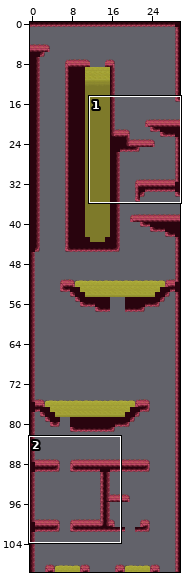
Two versions of a level (Tiled map, PlatformGame-L19_Optimization/Assets/Maps/MapEstomac_Sala6.tmx). The first picture is a wide view before the edit; the outline marks the close-up.
Close-up. As it was:
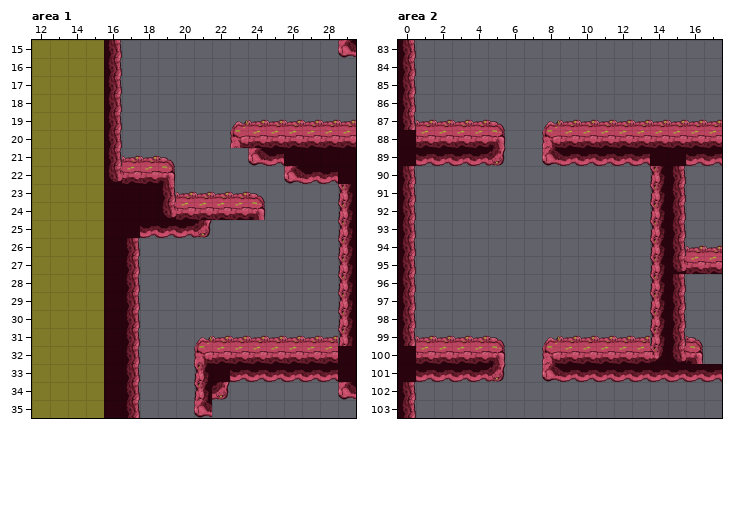
Cells are 64x64 px. Shown: area 1 x 12..29, y 15..35; area 2 x 0..17, y 83..103. The commit also changed other parts of the map, which this record leaves out.
The same view after the edit:
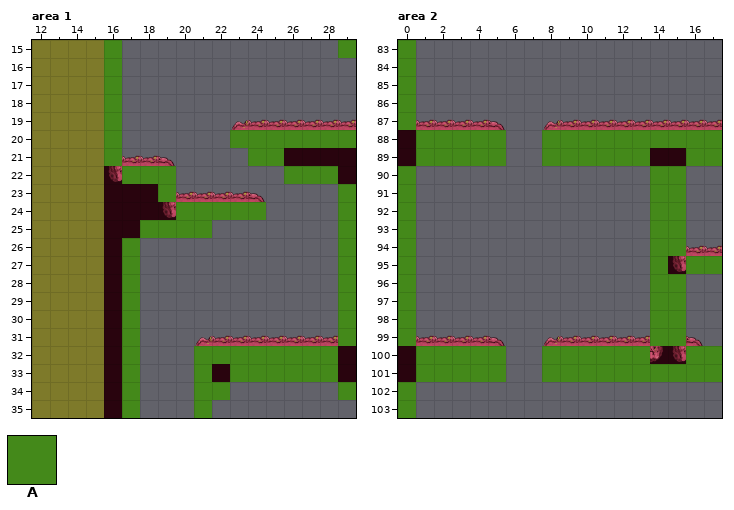
Key: from "TileMetadata": A 1.
_ is an empty cell.
Tiles of an added or newly shown layer are drawn over the layers below it.
The exact change:
{"where": "layer \"Collisions\" (now shown), area 1"}
{"y":15,"x":16,"old":"_","new":"A"}
{"y":15,"x":29,"old":"_","new":"A"}
{"y":16,"x":16,"old":"_","new":"A"}
{"y":17,"x":16,"old":"_","new":"A"}
{"y":18,"x":16,"old":"_","new":"A"}
{"y":19,"x":16,"old":"_","new":"A"}
{"y":20,"x":16,"old":"_","new":"A"}
{"y":20,"x":23,"old":"_______","new":"AAAAAAA"}
{"y":21,"x":16,"old":"_","new":"A"}
{"y":21,"x":24,"old":"__","new":"AA"}
{"y":22,"x":17,"old":"___","new":"AAA"}
{"y":22,"x":26,"old":"___","new":"AAA"}
{"y":23,"x":19,"old":"_","new":"A"}
{"y":23,"x":29,"old":"_","new":"A"}
{"y":24,"x":20,"old":"_____","new":"AAAAA"}
{"y":24,"x":29,"old":"_","new":"A"}
{"y":25,"x":18,"old":"____","new":"AAAA"}
{"y":25,"x":29,"old":"_","new":"A"}
{"y":26,"x":17,"old":"_","new":"A"}
{"y":26,"x":29,"old":"_","new":"A"}
{"y":27,"x":17,"old":"_","new":"A"}
{"y":27,"x":29,"old":"_","new":"A"}
{"y":28,"x":17,"old":"_","new":"A"}
{"y":28,"x":29,"old":"_","new":"A"}
{"y":29,"x":17,"old":"_","new":"A"}
{"y":29,"x":29,"old":"_","new":"A"}
{"y":30,"x":17,"old":"_","new":"A"}
{"y":30,"x":29,"old":"_","new":"A"}
{"y":31,"x":17,"old":"_","new":"A"}
{"y":31,"x":29,"old":"_","new":"A"}
{"y":32,"x":17,"old":"_","new":"A"}
{"y":32,"x":21,"old":"________","new":"AAAAAAAA"}
{"y":33,"x":17,"old":"_","new":"A"}
{"y":33,"x":21,"old":"_","new":"A"}
{"y":33,"x":23,"old":"______","new":"AAAAAA"}
{"y":34,"x":17,"old":"_","new":"A"}
{"y":34,"x":21,"old":"__","new":"AA"}
{"y":34,"x":29,"old":"_","new":"A"}
{"y":35,"x":17,"old":"_","new":"A"}
{"y":35,"x":21,"old":"_","new":"A"}
{"where": "layer \"Collisions\" (now shown), area 2"}
{"y":83,"x":0,"old":"_","new":"A"}
{"y":84,"x":0,"old":"_","new":"A"}
{"y":85,"x":0,"old":"_","new":"A"}
{"y":86,"x":0,"old":"_","new":"A"}
{"y":87,"x":0,"old":"_","new":"A"}
{"y":88,"x":1,"old":"_____","new":"AAAAA"}
{"y":88,"x":8,"old":"__________","new":"AAAAAAAAAA"}
{"y":89,"x":1,"old":"_____","new":"AAAAA"}
{"y":89,"x":8,"old":"______","new":"AAAAAA"}
{"y":89,"x":16,"old":"__","new":"AA"}
{"y":90,"x":0,"old":"_","new":"A"}
{"y":90,"x":14,"old":"__","new":"AA"}
{"y":91,"x":0,"old":"_","new":"A"}
{"y":91,"x":14,"old":"__","new":"AA"}
{"y":92,"x":0,"old":"_","new":"A"}
{"y":92,"x":14,"old":"__","new":"AA"}
{"y":93,"x":0,"old":"_","new":"A"}
{"y":93,"x":14,"old":"__","new":"AA"}
{"y":94,"x":0,"old":"_","new":"A"}
{"y":94,"x":14,"old":"__","new":"AA"}
{"y":95,"x":0,"old":"_","new":"A"}
{"y":95,"x":14,"old":"_","new":"A"}
{"y":95,"x":16,"old":"__","new":"AA"}
{"y":96,"x":0,"old":"_","new":"A"}
{"y":96,"x":14,"old":"__","new":"AA"}
{"y":97,"x":0,"old":"_","new":"A"}
{"y":97,"x":14,"old":"__","new":"AA"}
{"y":98,"x":0,"old":"_","new":"A"}
{"y":98,"x":14,"old":"__","new":"AA"}
{"y":99,"x":0,"old":"_","new":"A"}
{"y":99,"x":14,"old":"__","new":"AA"}
{"y":100,"x":1,"old":"_____","new":"AAAAA"}
{"y":100,"x":8,"old":"______","new":"AAAAAA"}
{"y":100,"x":16,"old":"__","new":"AA"}
{"y":101,"x":1,"old":"_____","new":"AAAAA"}
{"y":101,"x":8,"old":"__________","new":"AAAAAAAAAA"}
{"y":102,"x":0,"old":"_","new":"A"}
{"y":103,"x":0,"old":"_","new":"A"}
{"label":"added","picture_box":[104,40,356,418]}
{"label":"added","picture_box":[398,40,506,418]}
{"label":"added","picture_box":[542,130,722,382]}
